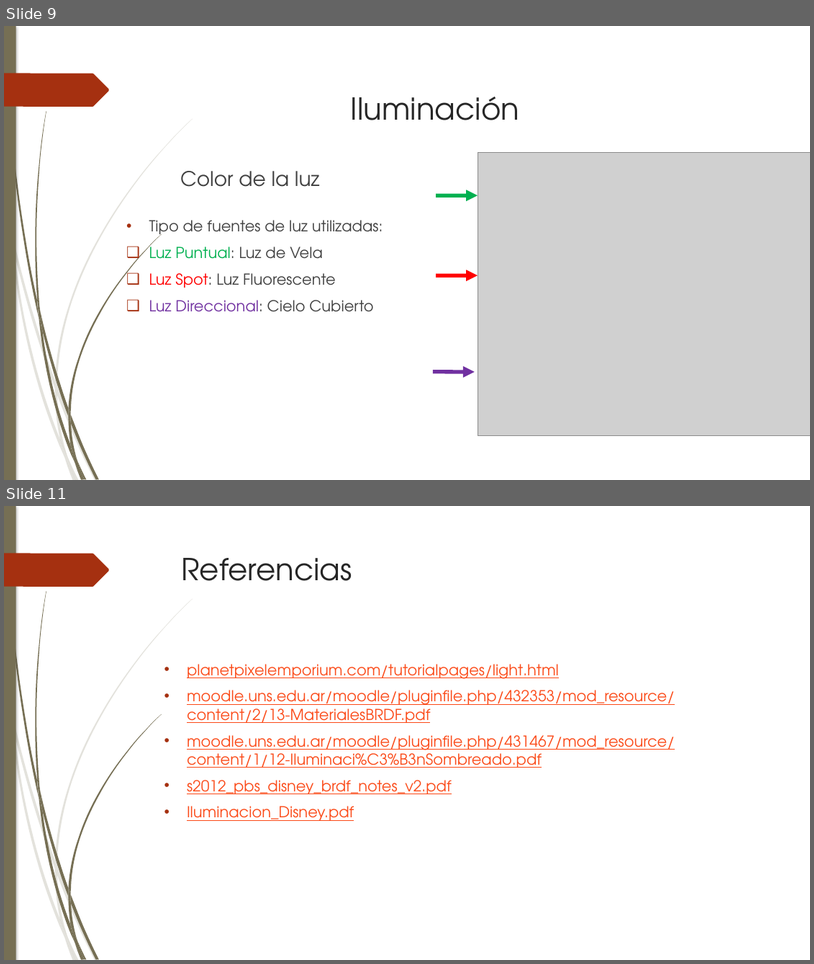
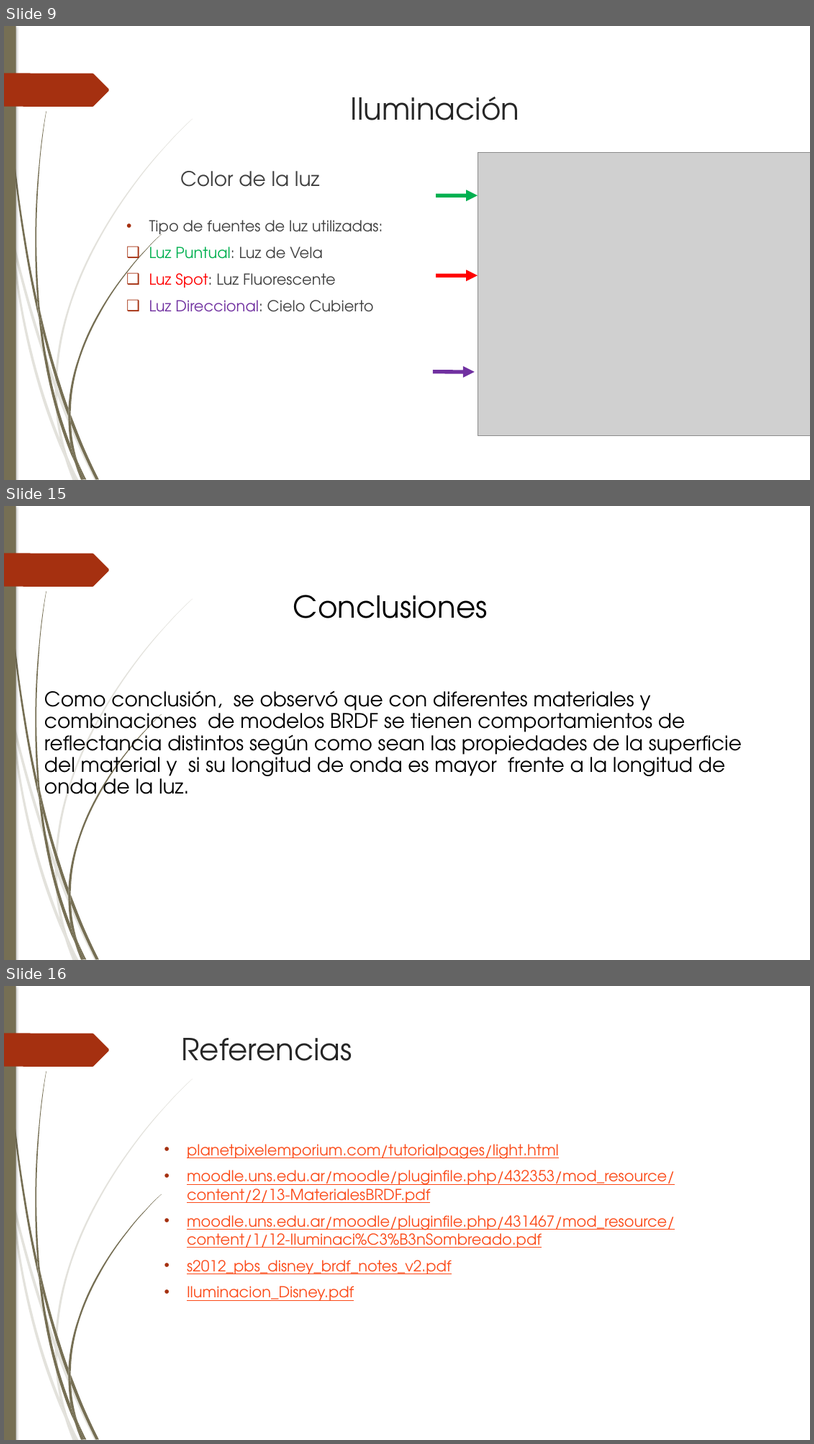
Before and after one commit to Barbmatt/Proyecto2, a slide deck: Presentación/Presentacion Proyecto 2 - editada.pptx. Shown one above the other, each under a label of ours: slides 9 and 11 before the commit, slides 9, 15 and 16 after it; the slides between them are not shown. The pictures are 814x964 and 814x1444 pixels, drawn with LibreOffice and Linux fonts; fonts in the diff are those of the drawing; grey boxes stand for pictures. Boxes give left, top, right and bottom in pixels: in the first picture for what was removed or moved away, otherwise in the second. Text is boxed around its words. In the diff, an @@ line names an element or a change of style, - is before the commit and + after.

Commit message:
PowerPoint Escena :a: :b:
Falta descripción de materiales para la escena B

```diff
--- a/Presentación/Presentacion Proyecto 2 - editada.pptx
+++ b/Presentación/Presentacion Proyecto 2 - editada.pptx
@@ slide 15 added at [4, 506, 810, 960], background #FFFFFF; not listed: 24 template elements that a slide beside it also shows @@
@@ title added at [293, 595, 488, 618], 36 pt, text #000000 @@
+Conclusiones
@@ subtitle added at [44, 690, 742, 803], 24 pt, text #000000 @@
+Como conclusión, se observó que con diferentes materiales y combinaciones de modelos BRDF se tienen comportamientos de reflectancia distintos según como sean las propiedades de la superficie del material y si su longitud de onda es mayor frente a la longitud de onda de la luz.
@@ what was slide 11 is now slide 16 @@
```
Also in this commit, not shown: 5 slides changed, 5 other slides added, 1 slide removed, 9 other files.
